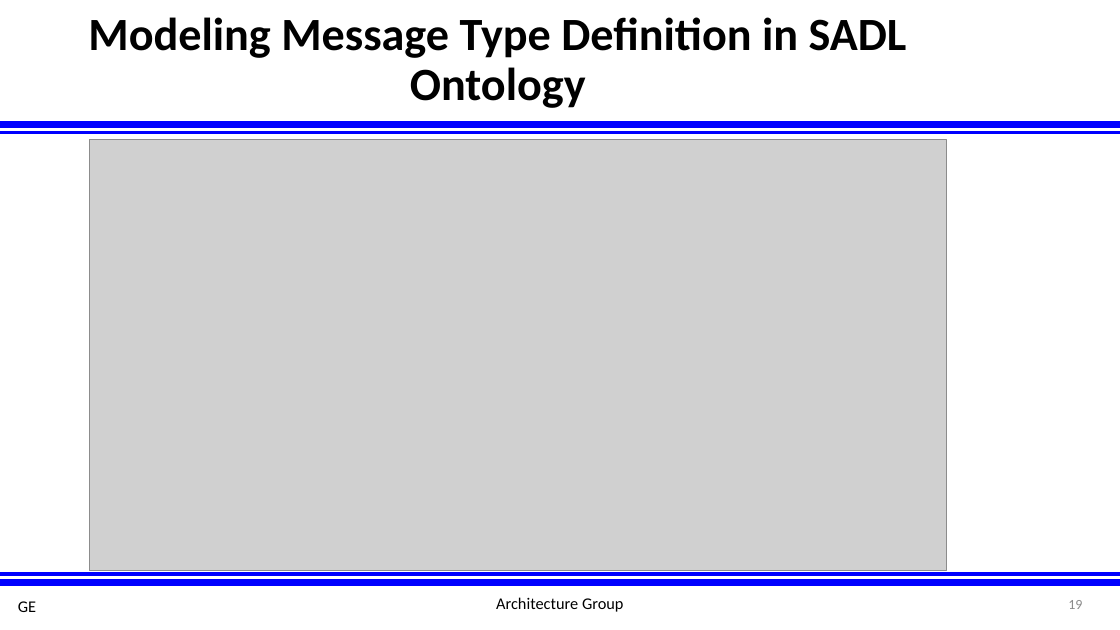
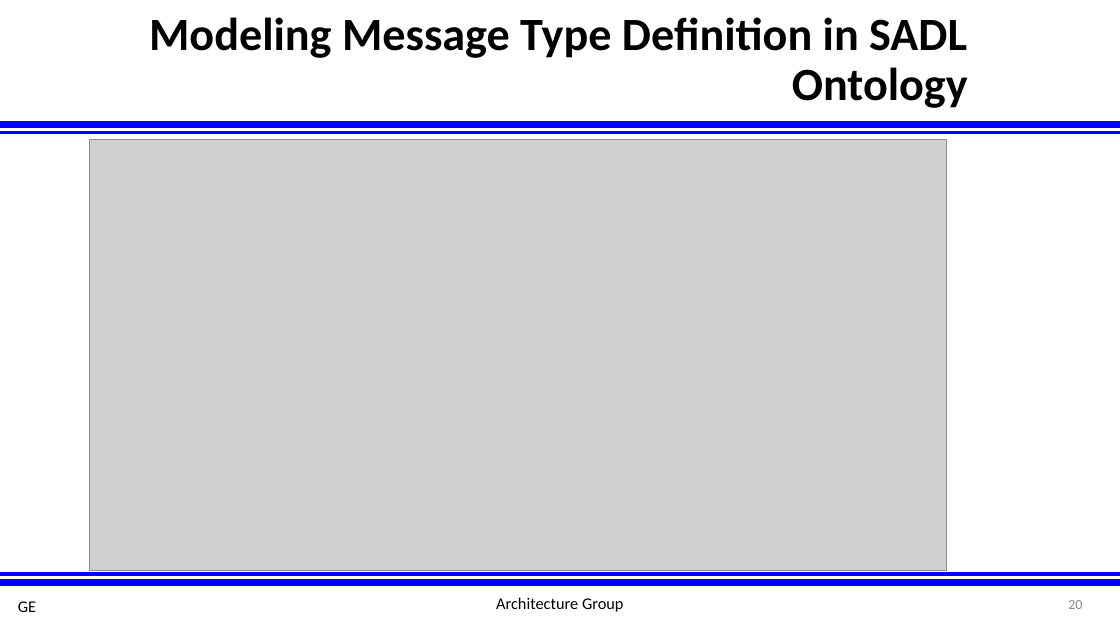
Before and after one commit to afrl-rq/OpenUxAS-SoI, a slide deck: slide 20 of presentations/S5_SoI_Architecture_Group.pptx (slide 19 before the commit). Drawn at 1120x630 pixels with LibreOffice and Linux fonts; fonts in the diff are those of the drawing; grey boxes stand for pictures; background and template pictures are left out. Boxes give left, top, right and bottom in pixels: in the first picture for what was removed or moved away, otherwise in the second. Text is boxed around its words. In the diff, an @@ line names an element or a change of style, - is before the commit and + after.

```diff
--- a/presentations/S5_SoI_Architecture_Group.pptx
+++ b/presentations/S5_SoI_Architecture_Group.pptx
@@ title "Modeling Message Type Definition in ..." at [149, 17, 968, 108]: alignment centre to right @@
@@ page number at [1068, 600, 1082, 609]: text changed @@
-19
+20
```
Also in this commit, not shown: 5 other slides changed, 1 slide added, 1 slide removed.
